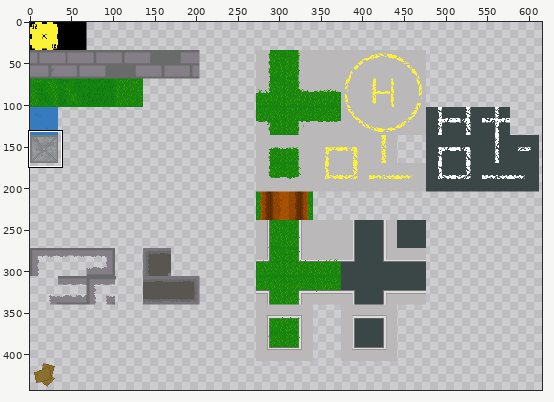
Edited in one commit: pixel-art file (Assets/Sprites/floor.aseprite). The picture above shows the old version from afar; the outline marks the close-up.
Close-up. Old version:
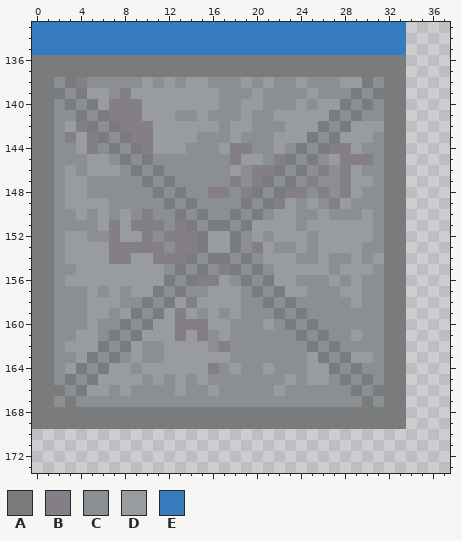
1024x1024 pixels, 1 frame. Colours within 5 levels of each other are drawn and written as one. Shown: x 0..37, y 133..173. The wide view leaves out empty margins. The commit also changed other parts of the picture, which this record leaves out.
Palette (. is transparent): A #7a7b7d  B #847e87  C #8c8f91  D #999c9e  E #377bbf
Pixels before, first column x 0:
133 EEEEEEEEEEEEEEEEEEEEEEEEEEEEEEEEEE
134 EEEEEEEEEEEEEEEEEEEEEEEEEEEEEEEEEE
135 EEEEEEEEEEEEEEEEEEEEEEEEEEEEEEEEEE
136 AAAAAAAAAAAAAAAAAAAAAAAAAAAAAAAAAA
137 AAAAAAAAAAAAAAAAAAAAAAAAAAAAAAAAAA
138 AACABCCCCCDCDCDDCCCDCDCCDCCCDDACAA
139 AAACADDCBDDDDDDDDCCCDCCCCDCCCACAAA
140 AACACADBBBDDDDDDDCCDDCCCDCDDACACAA
141 AACCACABBBDDDCCDCCCDCCDDDDDACACCAA
142 AACDBACABBBDDDDDDCDDCCCDDDACADDDAA
143 AACBDBACABBDDDDCCCDCCCDDDACADDDCAA
144 AACCDBCACABDDDCCCDBBCCDCACABBDCCAA
145 AACCCDDCACACCCCCCCBDDCBACACDBBBCAA
146 AACDCDDDCACACCCCCCDCBBACACBCBDCCAA
147 AACDDCCCCCACACCCCCBCBACACBCCBDDCAA
148 AACDDCCCCCCACACCBBCBACABBCBCBDCCAA
149 AACDDDDCCCCCACACCCCACABDCDCBDCCCAA
150 AACCDCDCDCBCCACACCACACDDCCDCCCDCAA
151 AACCCCDBDBBBCBACAACADDDDCDDDDDDCAA
152 AACDDCCBDDBCBBBADDACDCDDDCDDDDDCAA
153 AACDDDDBBBBBCBBADDACBDCCDCDDDDCCAA
154 AACDDDDBBDDBBBACAACACDDDCCDCCDCDAA
155 AACCDDDDDDDDCACACBACACDDDDDCDDDCAA
156 AACDDDDDDDDDACABBDCACADDCCCDCDCCAA
157 AACCCDCDCDDACACCDDDCACADDCCCDDCCAA
158 AACCCDDDCCACADBDDDDCCACACCCCCDCCAA
159 AACCCDDCDACADBDCDCDCCCACACCCCCCCAA
160 AACCCDCCACADDBBBDDCCCDCACACCCCCCAA
161 AACCDDCACADDDBDBCDCCCCCCACACCDCCAA
162 AACDDDACADCCDDDDCBCCCCCCCACACCCCAA
163 AACCDACACDCCDDDDDDCCCCCCCDACADDCAA
164 AACDACADDCDDDDDDBCDCCDCCCDDACACCAA
165 AACACADDDDCDCDCDCCCCCCCDCDDCACACAA
166 AAACADDCDCCCCDCCDCCCCCDCCCCCCACAAA
167 AACACCCCCCCCCCCCCCCCCCCCCCCCCCACAA
168 AAAAAAAAAAAAAAAAAAAAAAAAAAAAAAAAAA
169 AAAAAAAAAAAAAAAAAAAAAAAAAAAAAAAAAA
And afterwards:
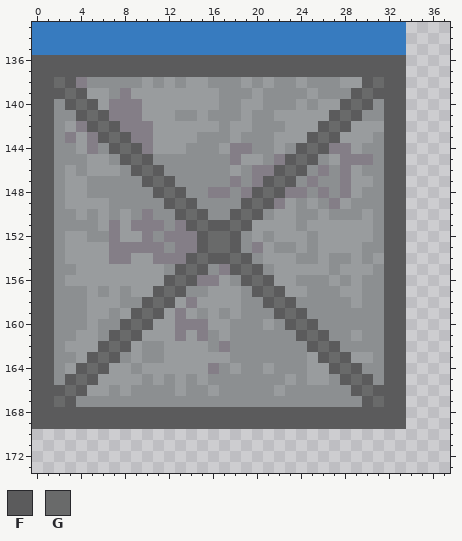
Colours new in this view: F #5b5b5c  G #696a6a
Difference:
Changed rows in their new state; - is an unchanged pixel.
Layer "Layer 1":
first column x 0:
136 FFFFFFFFFFFFFFFFFFFFFFFFFFFFFFFFFF
137 FFFFFFFFFFFFFFFFFFFFFFFFFFFFFFFFFF
138 FFGF--------------------------FGFF
139 FFFGF------------------------FGFFF
140 FF-FGF----------------------FGF-FF
141 FF--FGF--------------------FGF--FF
142 FF---FGF------------------FGF---FF
143 FF----FGF----------------FGF----FF
144 FF-----FGF--------------FGF-----FF
145 FF------FGF------------FGF------FF
146 FF-------FGF----------FGF-------FF
147 FF--------FGF--------FGF--------FF
148 FF---------FGF------FGF---------FF
149 FF----------FGF----FGF----------FF
150 FF-----------FGF--FGF-----------FF
151 FF------------FGFFGF------------FF
152 FF-------------FGGF-------------FF
153 FF-------------FGGF-------------FF
154 FF------------FGFFGF------------FF
155 FF-----------FGF--FGF-----------FF
156 FF----------FGF----FGF----------FF
157 FF---------FGF------FGF---------FF
158 FF--------FGF--------FGF--------FF
159 FF-------FGF----------FGF-------FF
160 FF------FGF------------FGF------FF
161 FF-----FGF--------------FGF-----FF
162 FF----FGF----------------FGF----FF
163 FF---FGF------------------FGF---FF
164 FF--FGF--------------------FGF--FF
165 FF-FGF----------------------FGF-FF
166 FFFGF------------------------FGFFF
167 FFGF--------------------------FGFF
168 FFFFFFFFFFFFFFFFFFFFFFFFFFFFFFFFFF
169 FFFFFFFFFFFFFFFFFFFFFFFFFFFFFFFFFF
